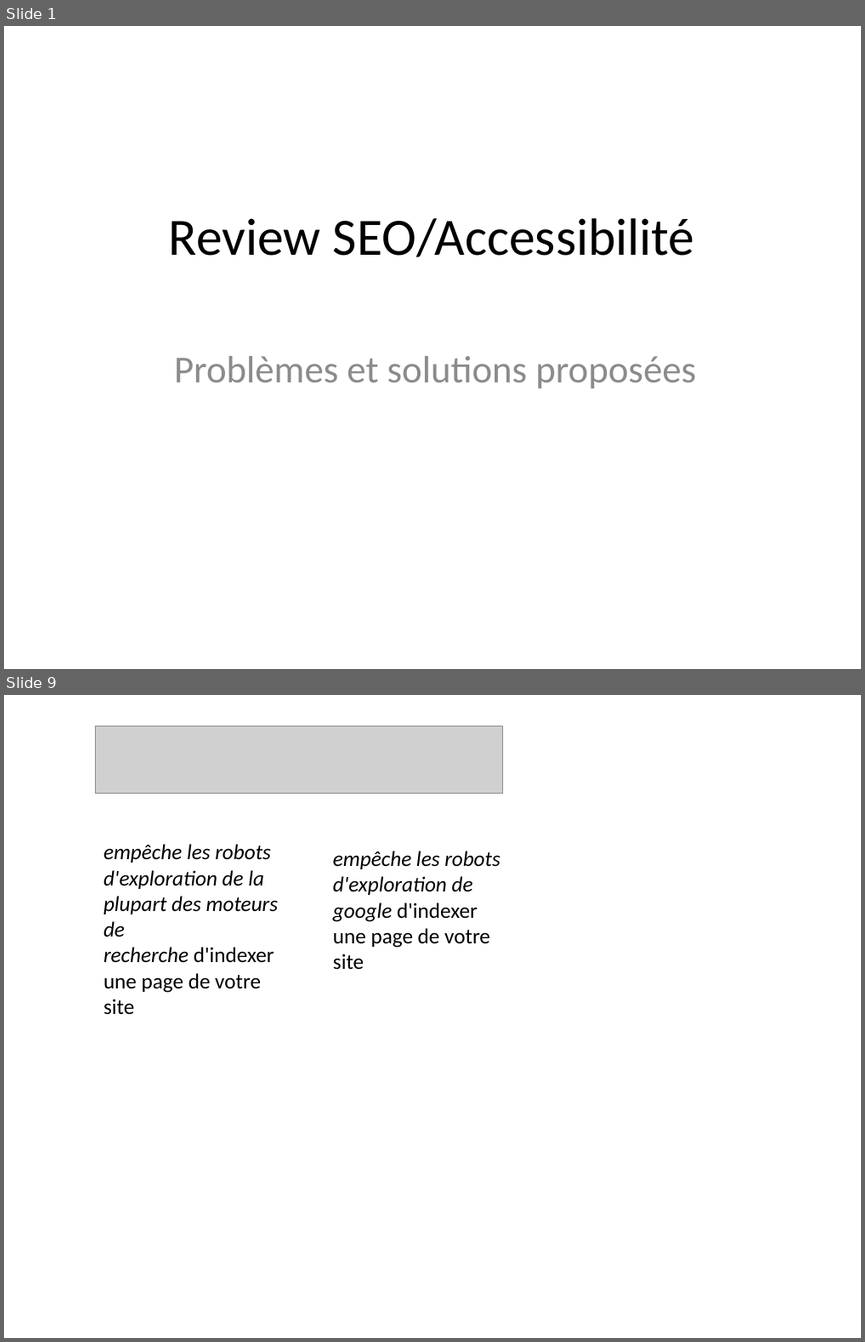
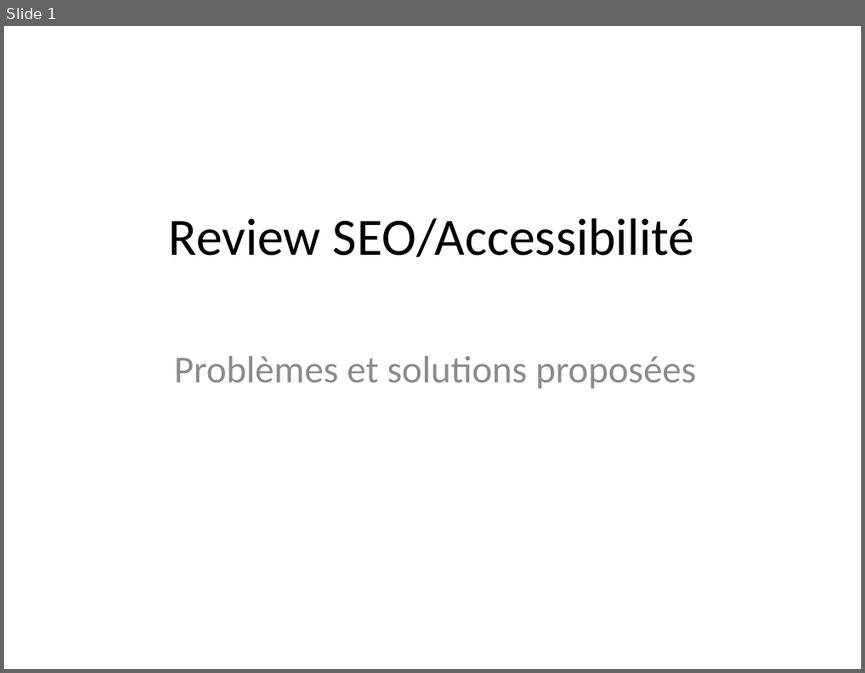
Before and after one commit to ttrasacc/ThomasTrasacco_03_15082021, a slide deck: projet4.pptx. Shown one above the other, each under a label of ours: slides 1 and 9 before the commit, slide 1 after it; the slides between them are not shown. The pictures are 865x1342 and 865x673 pixels, drawn with LibreOffice and Linux fonts; fonts in the diff are those of the drawing; grey boxes stand for pictures. Boxes give left, top, right and bottom in pixels: in the first picture for what was removed or moved away, otherwise in the second. Text is boxed around its words. In the diff, an @@ line names an element or a change of style, - is before the commit and + after.

```diff
--- a/projet4.pptx
+++ b/projet4.pptx
@@ slide 9 removed at bbox=[4, 695, 861, 1338], background #FFFFFF @@
@@ picture removed at bbox=[95, 726, 503, 793] @@
@@ text removed at bbox=[103, 844, 278, 1015] @@
-empêche les robots d'exploration de la plupart des moteurs de recherche d'indexer une page de votre site
@@ text removed at bbox=[333, 851, 500, 970] @@
-empêche les robots d'exploration de google d'indexer une page de votre site
```
Also in this commit, not shown: 13 slides added, 8 other slides removed, 4 other files.
